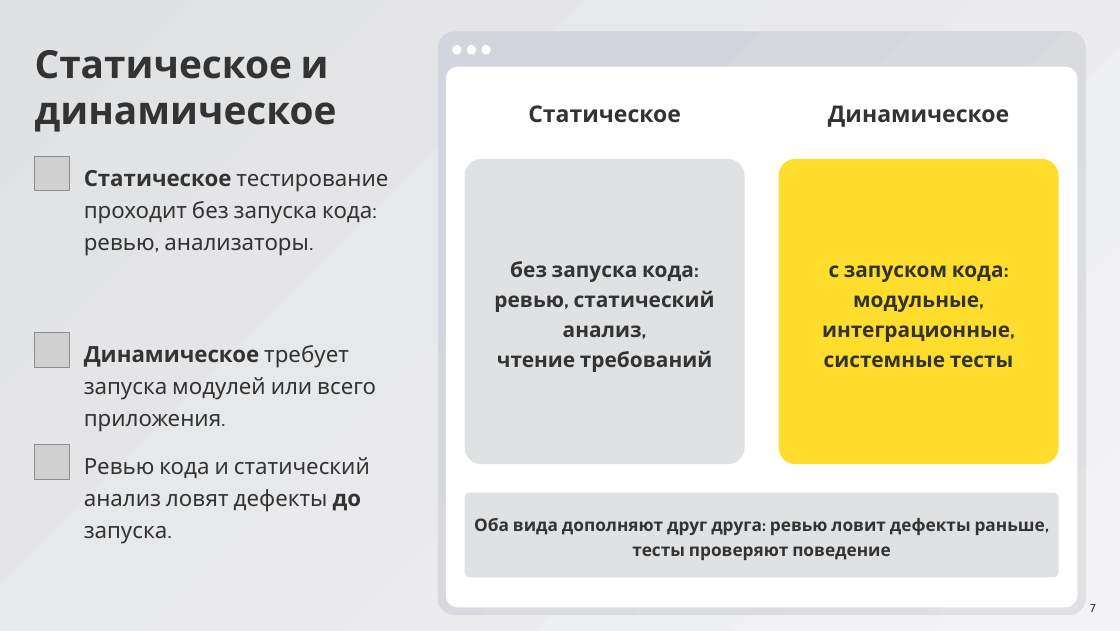
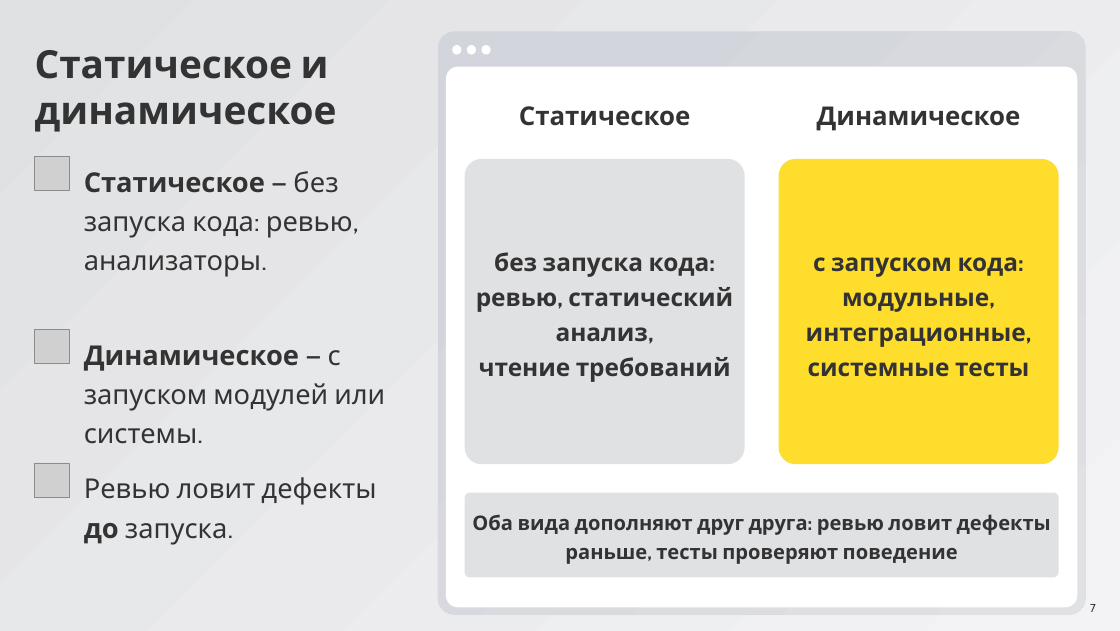
Before and after one commit to ArthurAipov/market-pulse-innopolis, a slide deck: slide 7 of advanced/docs/seminar8/Семинар 8.pptx. Drawn at 1120x631 pixels with LibreOffice and Linux fonts; fonts in the diff are those of the drawing; grey boxes stand for pictures. Boxes give left, top, right and bottom in pixels: in the first picture for what was removed or moved away, otherwise in the second. Text is boxed around its words. In the diff, an @@ line names an element or a change of style, - is before the commit and + after.

```diff
--- a/advanced/docs/seminar8/Семинар 8.pptx
+++ b/advanced/docs/seminar8/Семинар 8.pptx
@@ text "Статическое" at (519, 106, 691, 126): size 32 to 36 pt @@
@@ text "Динамическое" at (817, 106, 1021, 131): size 32 to 36 pt @@
@@ text at (84, 171, 353, 277): text changed; size 31 to 38 pt @@
-Статическое тестирование проходит без запуска кода: ревью, анализаторы.
+Статическое — без запуска кода: ревью, анализаторы.
@@ text "без запуска кода:" at (476, 252, 733, 382): size 29 to 34 pt @@
@@ text "с запуском кода:" at (806, 257, 1029, 377): size 29 to 34 pt @@
@@ text at (84, 345, 385, 444): text changed; size 31 to 38 pt @@
-Динамическое требует запуска модулей или всего приложения.
+Динамическое — с запуском модулей или системы.
@@ picture: place and size @@
-picture at (35, 444, 69, 479)
+picture at (35, 463, 69, 498)
@@ text at (84, 477, 376, 545): text changed; size 31 to 38 pt @@
-Ревью кода и статический анализ ловят дефекты до запуска.
+Ревью ловит дефекты до запуска.
@@ text "Оба вида дополняют друг друга: ..." at (472, 514, 1051, 564): size 24 to 28 pt @@
```
Also in this commit, not shown: 31 other slides changed.
